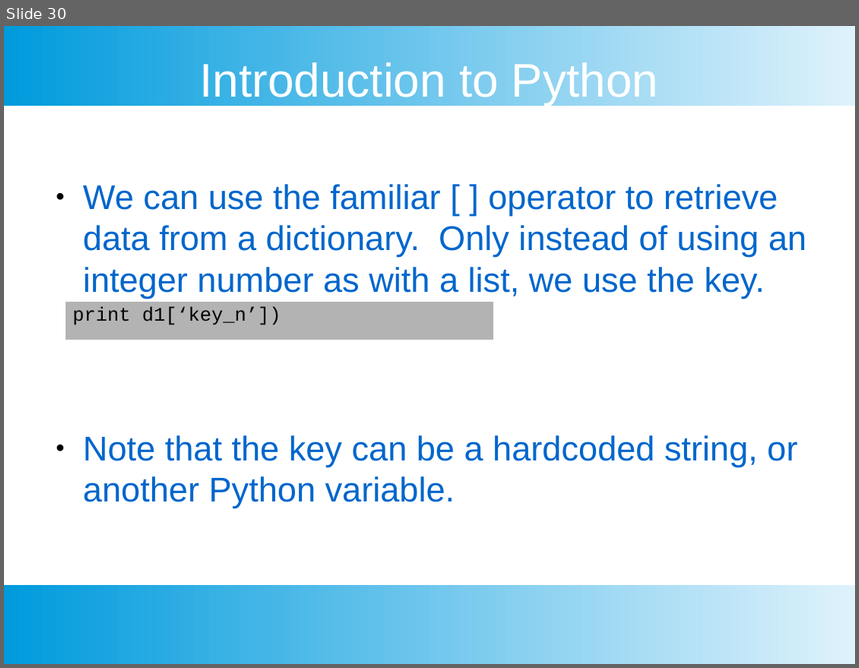
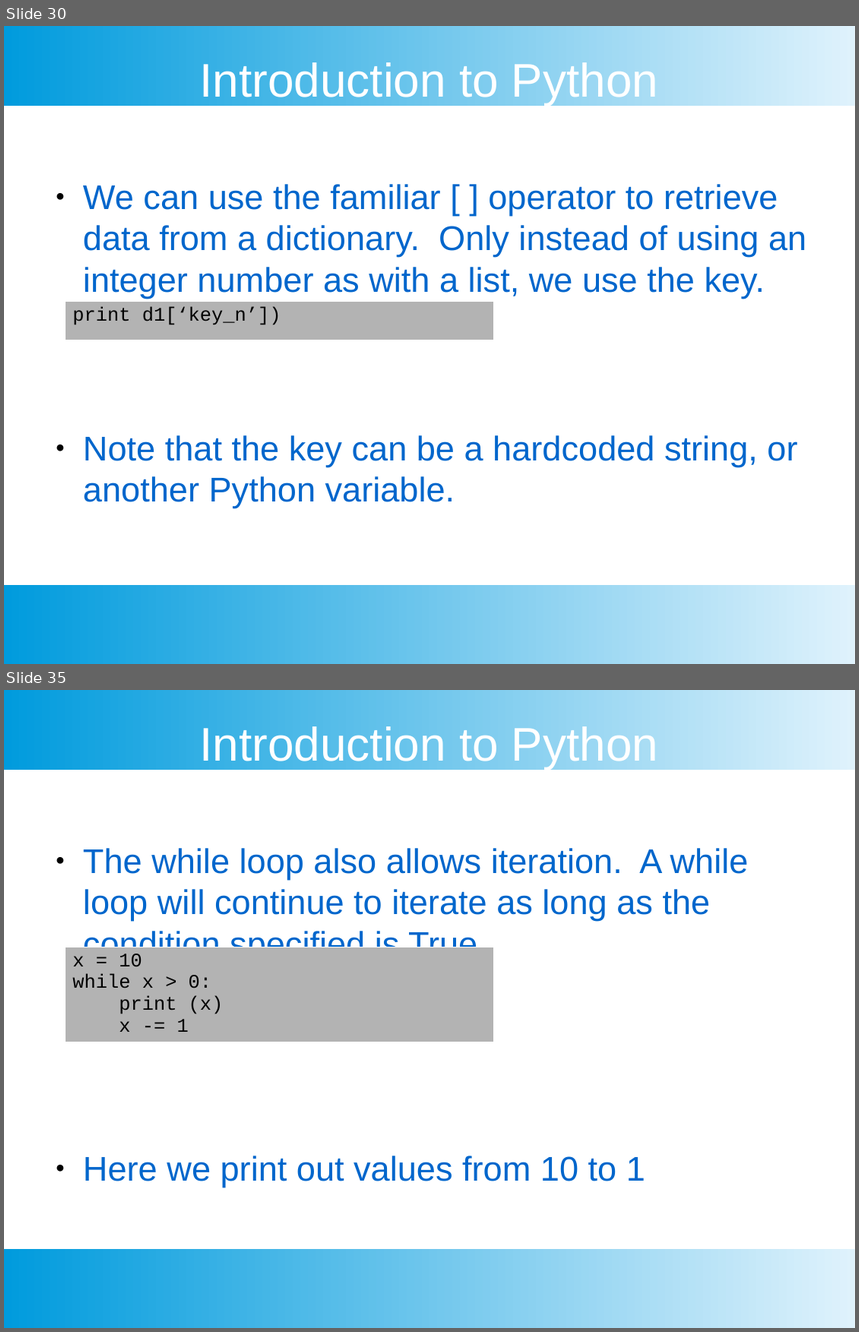
Before and after one commit to chankeypathak/CitiDataScience, a slide deck: docs/Module 1.pptx. Shown one above the other, each under a label of ours: slide 30 before the commit, slides 30 and 35 after it; the slides between them are not shown. The pictures are 859x668 and 859x1332 pixels, drawn with LibreOffice and Linux fonts; fonts in the diff are those of the drawing. Boxes give left, top, right and bottom in pixels: in the first picture for what was removed or moved away, otherwise in the second. Text is boxed around its words. In the diff, an @@ line names an element or a change of style, - is before the commit and + after.

```diff
--- a/docs/Module 1.pptx
+++ b/docs/Module 1.pptx
@@ slide 35 added at (x1=4, y1=690, x2=855, y2=1328), background #FFFFFF; not listed: 2 template elements that a slide beside it also shows @@
@@ text added at (x1=200, y1=723, x2=658, y2=770), 44 pt, text #FFFFFF @@
+Introduction to Python
@@ text added at (x1=83, y1=848, x2=749, y2=1188), 32 pt, text #0066CC @@
+● The while loop also allows iteration. A while loop will continue to iterate as long as the condition specified is True.
+● Here we print out values from 10 to 1
@@ table added at (x1=65, y1=946, x2=493, y2=1035), 1 rows, 1 columns @@
+x = 10 / while x > 0: / print (x) / x -= 1
```
Also in this commit, not shown: 9 other slides added, 1 other file.
